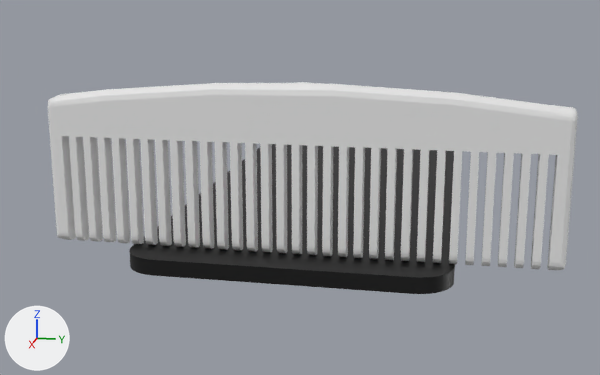
A saved change to the Blender file combOnTray.blend.
Rendered twice from a 50 mm camera at (13.96, 2.04, 3.32) aimed at (0.45, -0.66, -0.06). Lighting does not change. The marker at lower left points along +X, +Y and +Z.

Objects in the first picture: 'Cube', 'comb.001'.
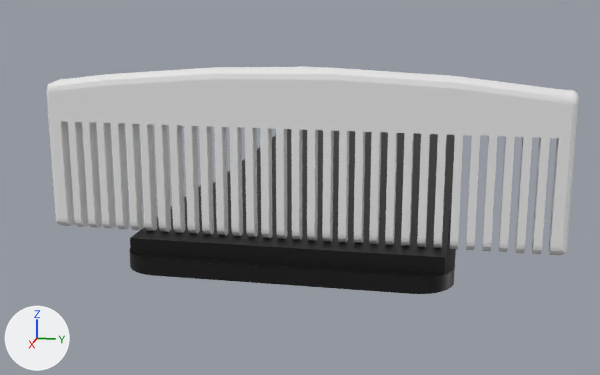
What changed in the scene script:
```text
Add mat_tabletray_001:
    mat_tabletray_001 = principled_material('TableTray.001')
    mat_tabletray_001.base_color = (0.0, 0.0, 0.0)  # black #000000
Add me_cube_001:
    me_cube_001.from_pydata(...)  # a box spanning x -1.0..1.0, y -1.0..1.0, z -1.0..1.0
    me_cube_001.materials.append(mat_tabletray_001)  # black #000000
Change ob_comb_001:
    ob_comb_001.location: (4.44, 0.18, 2.19) -> (4.44, 0.18, 2.38)
Add ob_cube_001:
    ob_cube_001 = bpy.data.objects.new('Cube.001', me_cube_001)
    ob_cube_001.location = (3.32, -0.01, 0.2)
    ob_cube_001.scale = (1.5, 1.9, 0.1)
```

Pixel boxes [x1, y1, x2, y2] of what changed, in the pictures (600 x 375 px):
'comb.001', moved
    before: [48, 82, 578, 271]
    after: [46, 66, 579, 255]
'Cube.001', added (black)
    after: [130, 183, 451, 274]
